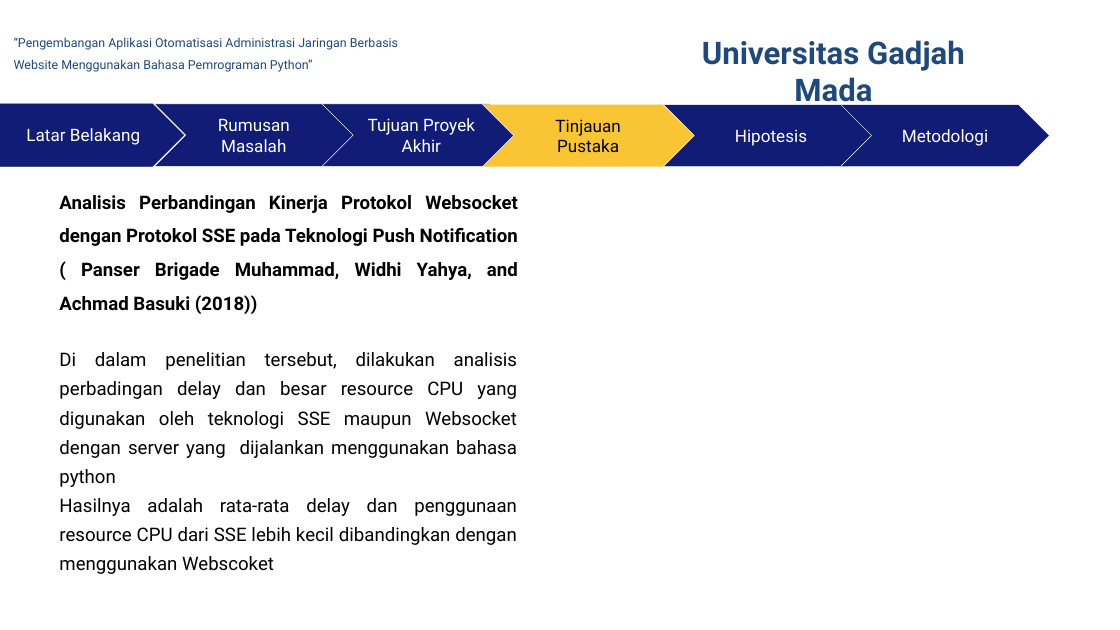
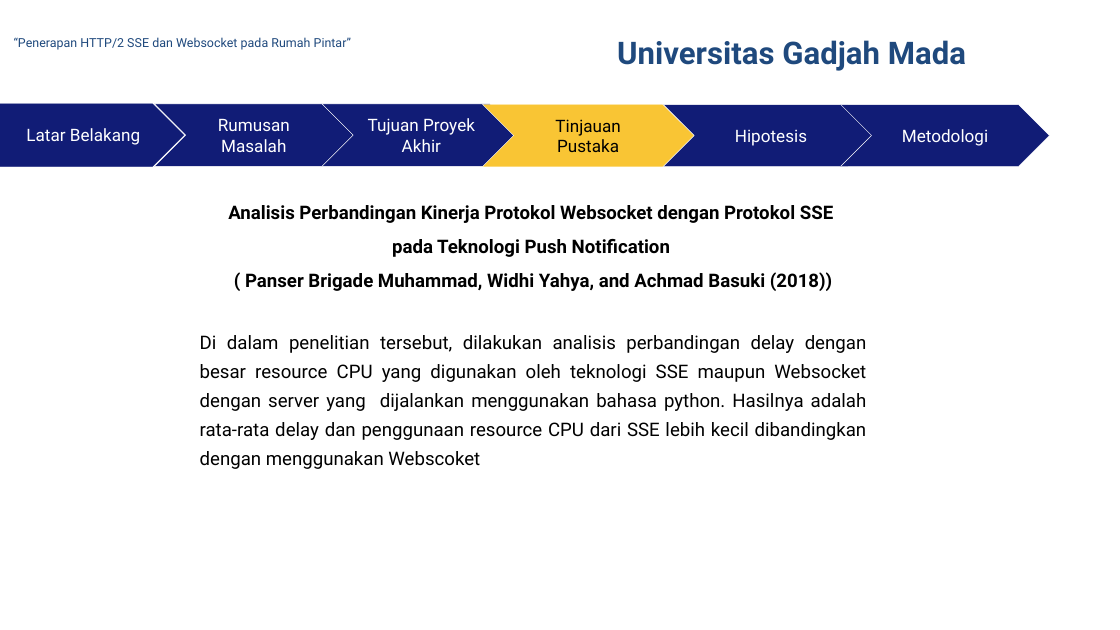
Before and after one commit to rusminto/ws_sse, a slide deck: slide 17 of berkas/ppt muham.pptx (slide 10 before the commit). Drawn at 1120x630 pixels with LibreOffice and Linux fonts; fonts in the diff are those of the drawing; background and template pictures are left out. Boxes give left, top, right and bottom in pixels: in the first picture for what was removed or moved away, otherwise in the second. Text is boxed around its words. In the diff, an @@ line names an element or a change of style, - is before the commit and + after.

```diff
--- a/berkas/ppt muham.pptx
+++ b/berkas/ppt muham.pptx
@@ text "Universitas Gadjah Mada" rewrapped from box(702, 40, 965, 109) to box(617, 40, 966, 71) @@
@@ text at box(14, 37, 351, 50): text changed @@
-“Pengembangan Aplikasi Otomatisasi Administrasi Jaringan Berbasis Website Menggunakan Bahasa Pemrograman Python”
+“Penerapan HTTP/2 SSE dan Websocket pada Rumah Pintar”
@@ text "Analisis Perbandingan Kinerja Protokol Websocket ...": place and size @@
-text "Analisis Perbandingan Kinerja Protokol Websocket ..." at box(59, 195, 518, 314)
+text "Analisis Perbandingan Kinerja Protokol Websocket ..." at box(228, 205, 833, 291)
@@ text at box(228, 205, 833, 257): text changed @@
-Analisis Perbandingan Kinerja Protokol Websocket dengan Protokol SSE pada Teknologi Push Notification
+Analisis Perbandingan Kinerja Protokol Websocket dengan Protokol SSE
+pada Teknologi Push Notification
@@ text at box(245, 272, 832, 291): alignment justified to centre @@
@@ text at box(200, 335, 867, 469): text changed @@
-Di dalam penelitian tersebut, dilakukan analisis perbadingan delay dan besar resource CPU yang digunakan oleh teknologi SSE maupun Websocket dengan server yang dijalankan menggunakan bahasa python
-Hasilnya adalah rata-rata delay dan penggunaan resource CPU dari SSE lebih kecil dibandingkan dengan menggunakan Webscoket
+Di dalam penelitian tersebut, dilakukan analisis perbandingan delay dengan besar resource CPU yang digunakan oleh teknologi SSE maupun Websocket dengan server yang dijalankan menggunakan bahasa python. Hasilnya adalah rata-rata delay dan penggunaan resource CPU dari SSE lebih kecil dibandingkan dengan menggunakan Webscoket
```
Also in this commit, not shown: 15 other slides changed, 9 slides added, 12 other files.
